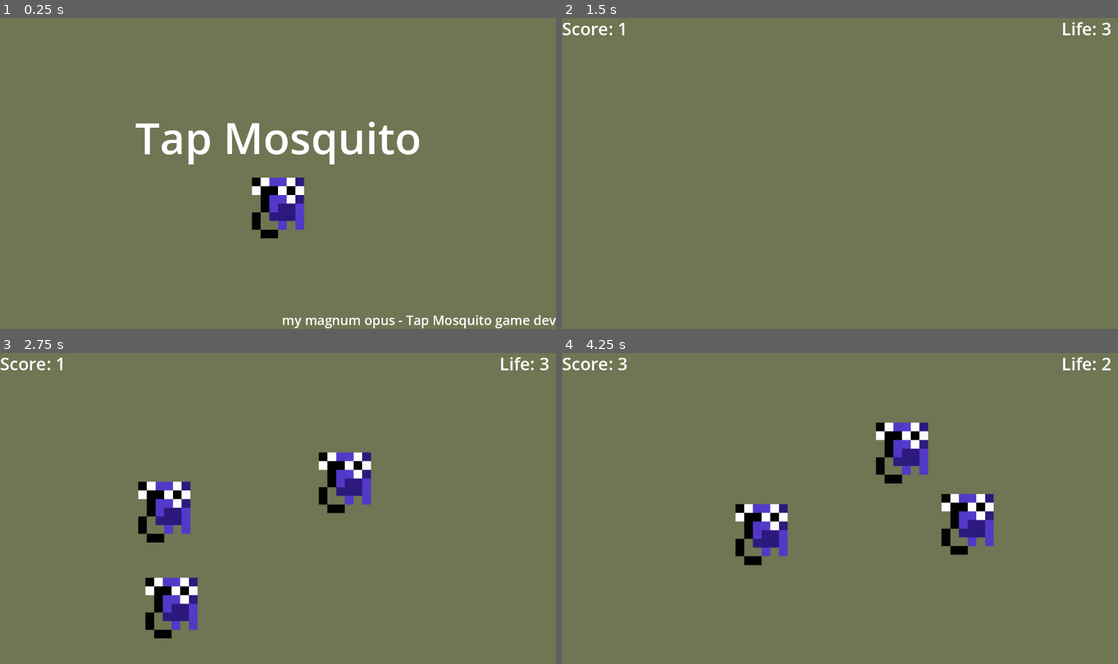
Above: before the commit, frames 1-4 (two rows, left to right).
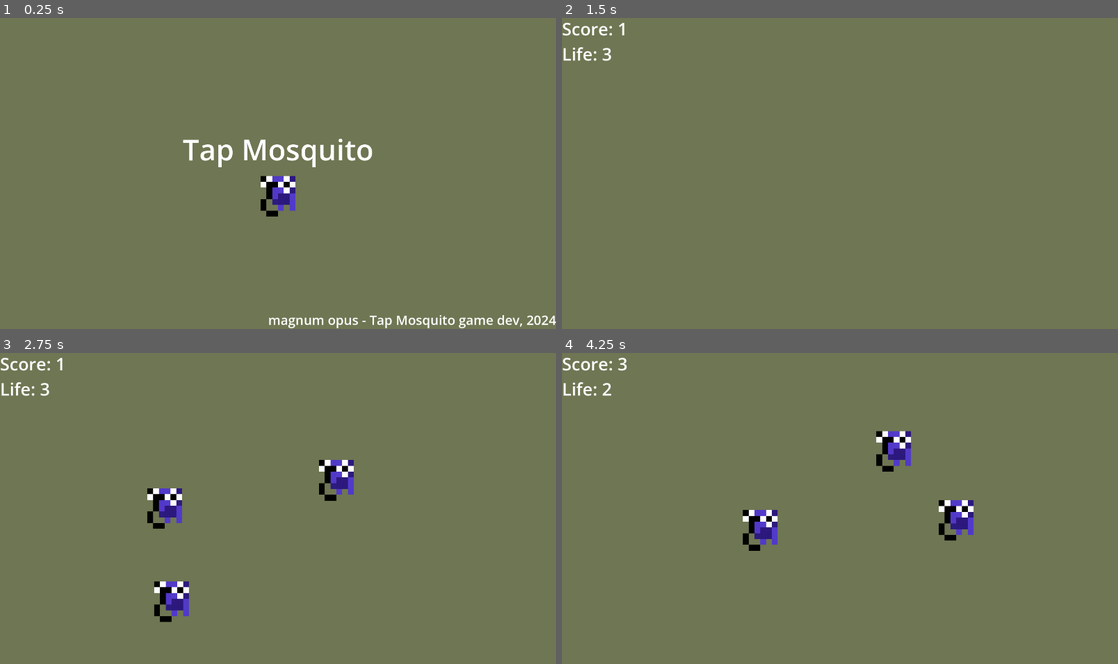
Above: after the commit, the same moments.

Repository: mrrossm/tapmosquito
Game: Godot game, scene res://start.tscn
The game is run twice, just before and just after one commit, with the same random seed, the same clock (stepped at 60 frames per second) and the same inputs.
Inputs (mouse positions are in pixels of both pictures, inside the frame that each line leads up to; where the layout moved, square brackets give the same spot in the first picture):
- Up to frame 1 (0.25 s): no input
- Up to frame 2 (1.5 s): click (840, 192) [840, 204] at 0.5 s; move the mouse to (695, 136) at 1.27 s; click (695, 136) at 1.42 s
- Up to frame 3 (2.75 s): tap Enter at 2 s; move the mouse to (166, 524) at 2.02 s; click (166, 524) at 2.17 s
- Up to frame 4 (4.25 s): move the mouse to (906, 483) at 2.77 s; click (906, 483) at 2.92 s; tap Space at 3.5 s; move the mouse to (728, 511) at 3.52 s; click (728, 511) at 3.67 s

The runs differ from the first frame. In frame 1, 4.6% of the frame differs, in the area x 24-100%, y 33-100%; in frame 2, 0.4%; in frame 3, 4.1%; in frame 4, 4.4%.

Commit message:
gave up resolutions

Diff:
--- a/_script/score_hud.gd
+++ b/_script/score_hud.gd
@@ -5,15 +5,15 @@
 
 # Called when the node enters the scene tree for the first time.
 func _ready():
-	var score_label = $GridContainer/Panel/Score
-	var life_label = $GridContainer/Panel2/Life
+	var score_label = $CanvasLayer/VBoxContainer/Score
+	var life_label = $CanvasLayer/VBoxContainer/Life
 	score_label.text = "Score: " + str(initial_score)
 	life_label.text = "Life: " + str(initial_life)
 
 # Called every frame. 'delta' is the elapsed time since the previous frame.
 func _process(delta):
-	var score_label = $GridContainer/Panel/Score
-	var life_label = $GridContainer/Panel2/Life
+	var score_label = $CanvasLayer/VBoxContainer/Score
+	var life_label = $CanvasLayer/VBoxContainer/Life
 	score_label.text = "Score: " + str(initial_score)
 	life_label.text = "Life: " + str(initial_life)
 
--- a/background.tscn
+++ b/background.tscn
@@ -1,6 +1,6 @@
 [gd_scene format=3 uid="uid://ch48evakmhgyv"]
 
 [node name="Background" type="ColorRect"]
-offset_right = 1280.0
-offset_bottom = 720.0
+offset_right = 1920.0
+offset_bottom = 1080.0
 color = Color(0.431373, 0.462745, 0.32549, 1)
--- a/game_over.tscn
+++ b/game_over.tscn
@@ -24,8 +24,8 @@
 
 [node name="Panel" type="Panel" parent="."]
 layout_mode = 0
-offset_right = 1280.0
-offset_bottom = 720.0
+offset_right = 1920.0
+offset_bottom = 1080.0
 theme_override_styles/panel = SubResource("StyleBoxEmpty_qjohp")
 
 [node name="VBoxContainer" type="VBoxContainer" parent="Panel"]
--- a/project.godot
+++ b/project.godot
@@ -21,8 +21,9 @@
 
 [display]
 
-window/size/viewport_width=1280
-window/size/viewport_height=720
+window/size/viewport_width=1920
+window/size/viewport_height=1080
+window/stretch/mode="viewport"
 
 [rendering]
 
--- a/score_hud.tscn
+++ b/score_hud.tscn
@@ -11,29 +11,18 @@
 grow_vertical = 2
 script = ExtResource("1_41dck")
 
-[node name="GridContainer" type="GridContainer" parent="."]
-layout_mode = 0
-offset_right = 40.0
-offset_bottom = 40.0
-theme_override_constants/h_separation = 1150
-columns = 2
+[node name="CanvasLayer" type="CanvasLayer" parent="."]
 
-[node name="Panel" type="Panel" parent="GridContainer"]
+[node name="VBoxContainer" type="VBoxContainer" parent="CanvasLayer"]
+offset_right = 449.0
+offset_bottom = 159.0
+
+[node name="Score" type="Label" parent="CanvasLayer/VBoxContainer"]
 layout_mode = 2
-
-[node name="Score" type="Label" parent="GridContainer/Panel"]
-layout_mode = 0
-offset_right = 40.0
-offset_bottom = 23.0
-theme_override_font_sizes/font_size = 40
+theme_override_font_sizes/font_size = 60
 text = "Score:"
 
-[node name="Panel2" type="Panel" parent="GridContainer"]
+[node name="Life" type="Label" parent="CanvasLayer/VBoxContainer"]
 layout_mode = 2
-
-[node name="Life" type="Label" parent="GridContainer/Panel2"]
-layout_mode = 0
-offset_right = 40.0
-offset_bottom = 23.0
-theme_override_font_sizes/font_size = 40
+theme_override_font_sizes/font_size = 60
 text = "Life:"
--- a/spawner.tscn
+++ b/spawner.tscn
@@ -7,10 +7,10 @@
 script = ExtResource("1_wn2lb")
 
 [node name="SpawnArea" type="ColorRect" parent="."]
-offset_left = 109.0
-offset_top = 113.0
-offset_right = 1180.0
-offset_bottom = 651.0
+offset_left = 185.0
+offset_top = 174.0
+offset_right = 1712.0
+offset_bottom = 956.0
 mouse_filter = 2
 color = Color(1, 1, 1, 0)
 
--- a/start.tscn
+++ b/start.tscn
@@ -16,14 +16,16 @@
 grow_horizontal = 2
 grow_vertical = 2
 
+[node name="CanvasLayer" type="CanvasLayer" parent="."]
+
 [node name="Background" parent="." instance=ExtResource("1_kn0bn")]
 layout_mode = 0
 mouse_filter = 2
 
 [node name="Panel" type="Panel" parent="."]
 layout_mode = 0
-offset_right = 1280.0
-offset_bottom = 720.0
+offset_right = 1920.0
+offset_bottom = 1080.0
 theme_override_styles/panel = SubResource("StyleBoxEmpty_qdwnd")
 
 [node name="VBoxContainer" type="VBoxContainer" parent="Panel"]
@@ -78,7 +80,7 @@
 [node name="Description" type="Label" parent="Panel2/VBoxContainer"]
 layout_mode = 2
 size_flags_horizontal = 8
-theme_override_font_sizes/font_size = 30
-text = "my magnum opus - Tap Mosquito game dev"
+theme_override_font_sizes/font_size = 45
+text = "magnum opus - Tap Mosquito game dev, 2024"
 
 [connection signal="pressed" from="Panel/VBoxContainer/PlayButton" to="Panel/VBoxContainer/PlayButton" method="_on_pressed"]
